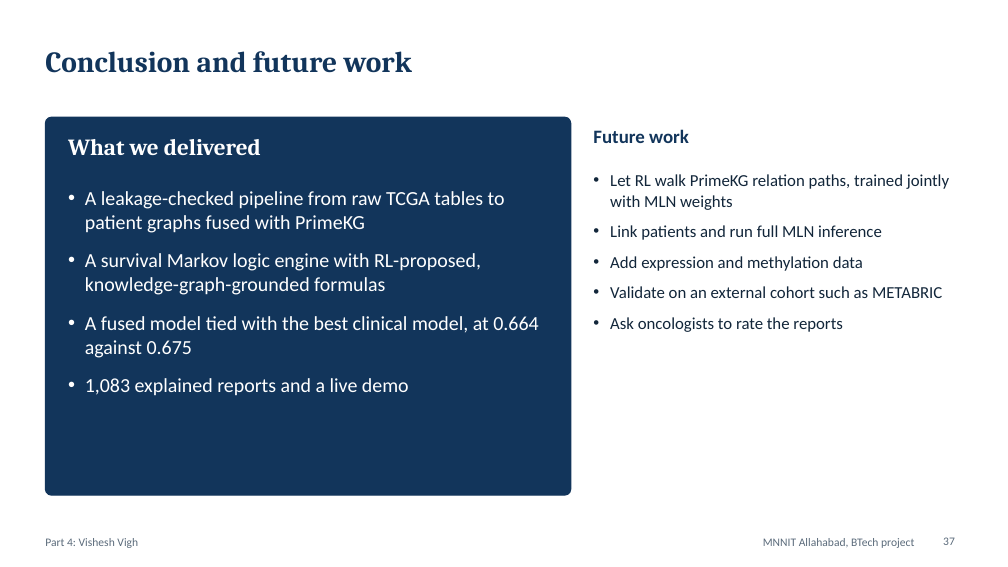
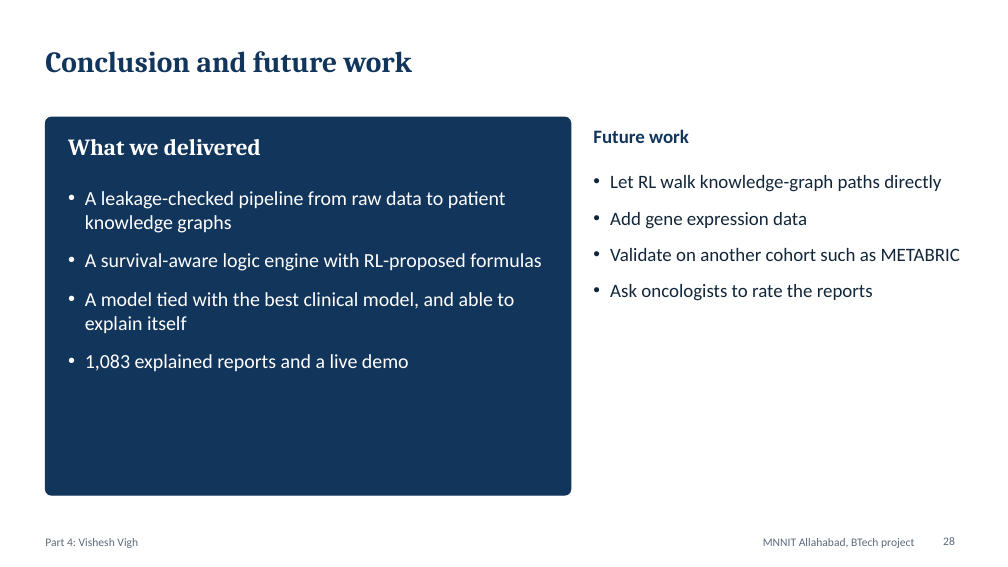
Before and after one commit to shauryasf/primekg-patient-reasoning, a slide deck: slide 28 of presentation/BRCA_Neurosymbolic_Panel_Deck.pptx (slide 37 before the commit). Drawn at 1008x567 pixels with LibreOffice and Linux fonts; fonts in the diff are those of the drawing. Boxes give left, top, right and bottom in pixels: in the first picture for what was removed or moved away, otherwise in the second. Text is boxed around its words. In the diff, an @@ line names an element or a change of style, - is before the commit and + after.

```diff
--- a/presentation/BRCA_Neurosymbolic_Panel_Deck.pptx
+++ b/presentation/BRCA_Neurosymbolic_Panel_Deck.pptx
@@ text at (610,175,960,261): text changed; size 16 to 18 pt @@
-• Let RL walk PrimeKG relation paths, trained jointly with MLN weights
-• Link patients and run full MLN inference
-• Add expression and methylation data
-• Validate on an external cohort such as METABRIC
+• Let RL walk knowledge-graph paths directly
+• Add gene expression data
+• Validate on another cohort such as METABRIC
@@ text at (85,191,541,334): text changed @@
-• A leakage-checked pipeline from raw TCGA tables to patient graphs fused with PrimeKG
-• A survival Markov logic engine with RL-proposed, knowledge-graph-grounded formulas
-• A fused model tied with the best clinical model, at 0.664 against 0.675
+• A leakage-checked pipeline from raw data to patient knowledge graphs
+• A survival-aware logic engine with RL-proposed formulas
+• A model tied with the best clinical model, and able to explain itself
@@ text at (610,284,873,301): size 16 to 18 pt in "Ask oncologists to rate the reports"; more space between paragraphs @@
@@ page number at (943,537,955,545): text changed @@
-37
+28
```
Also in this commit, not shown: 14 other slides changed, 13 slides added, 23 slides removed, 27 other files.
